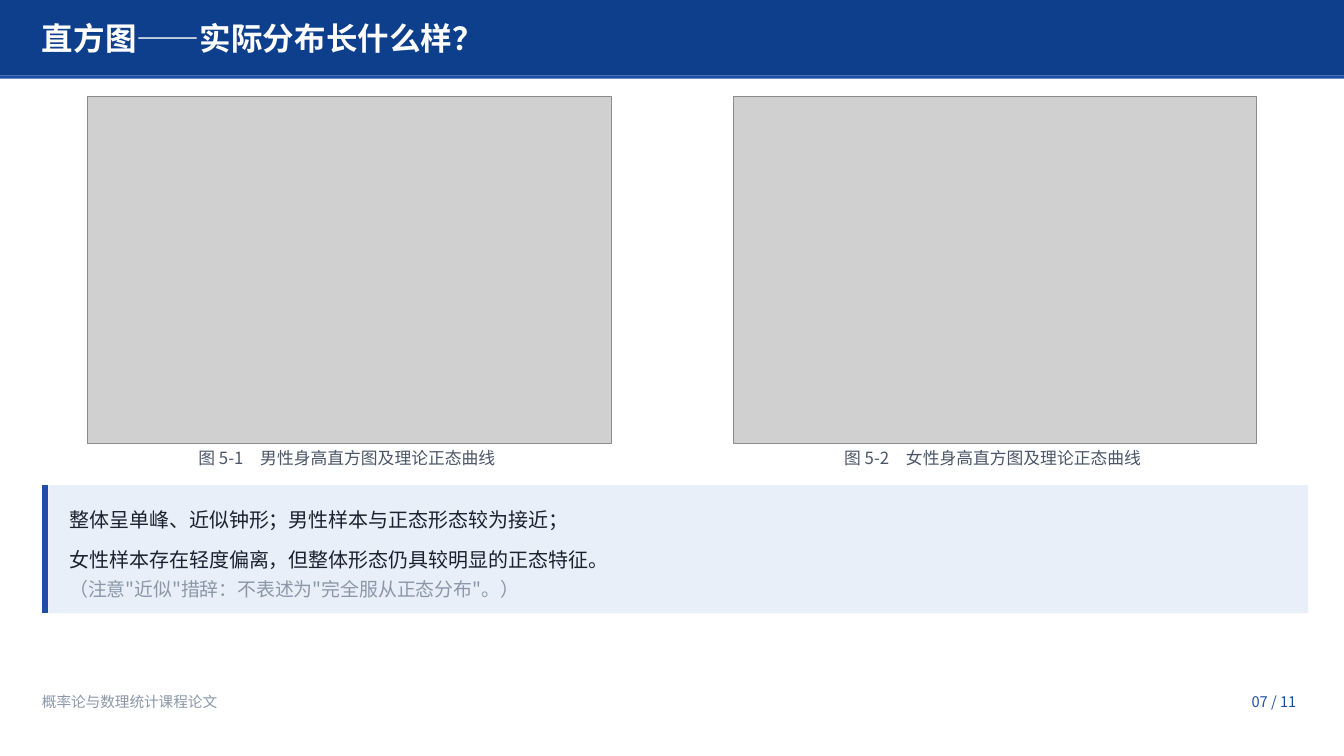
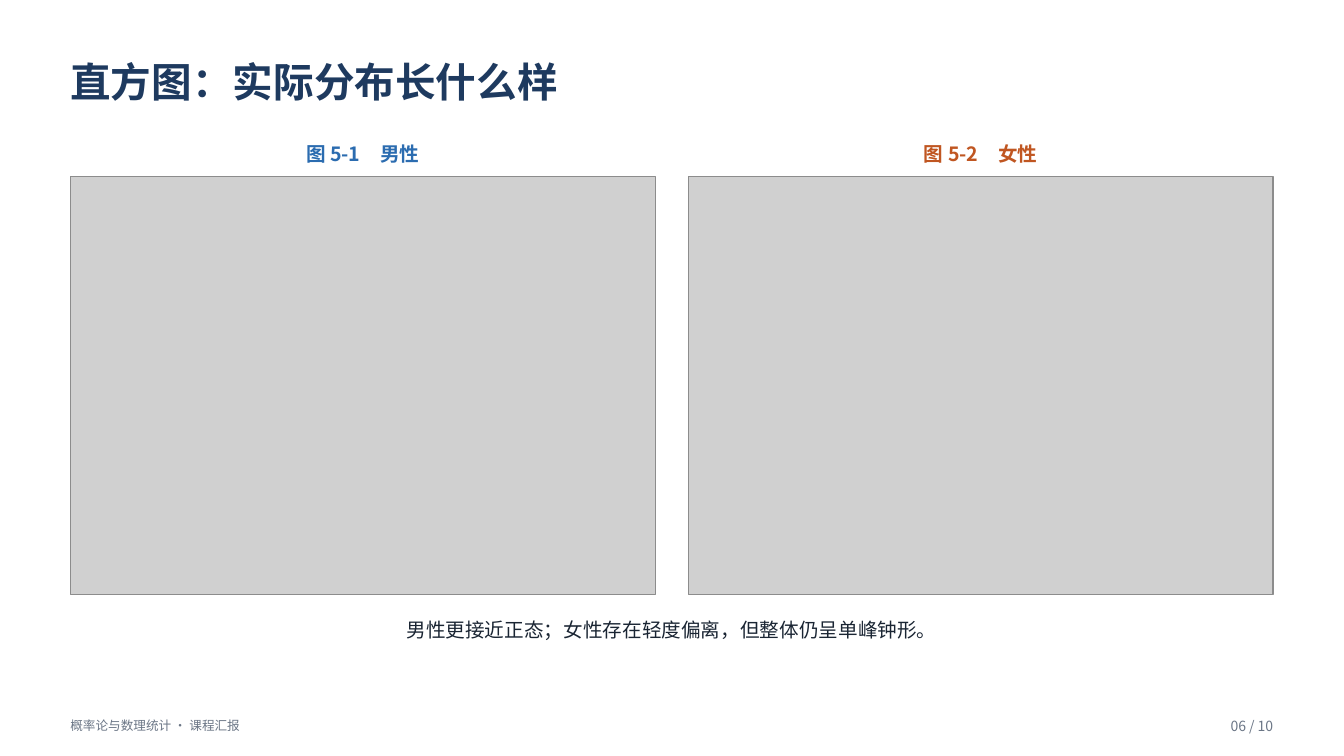
Before and after one commit to ChangGuanDaoRen/china-adult-height-normal-distribution, a slide deck: slide 6 of presentation/probability-statistics-course-presentation.pptx (slide 7 before the commit). Drawn at 1344x756 pixels with LibreOffice and Linux fonts; fonts in the diff are those of the drawing; grey boxes stand for pictures. Boxes give left, top, right and bottom in pixels: in the first picture for what was removed or moved away, otherwise in the second. Text is boxed around its words. In the diff, an @@ line names an element or a change of style, - is before the commit and + after.

```diff
--- a/presentation/probability-statistics-course-presentation.pptx
+++ b/presentation/probability-statistics-course-presentation.pptx
@@ rectangle removed at (x1=0, y1=0, x2=1344, y2=76) @@
@@ rectangle removed at (x1=0, y1=76, x2=1344, y2=79) @@
@@ text at (x1=70, y1=62, x2=557, y2=101): text changed; size 22.5 to 29 pt; text colour #FFFFFF to #1E3A5F @@
-直方图——实际分布长什么样？
+直方图：实际分布长什么样
@@ text added at (x1=306, y1=141, x2=419, y2=167), 14 pt, text #2B6CB0, bold @@
+图 5-1 男性
@@ text added at (x1=924, y1=141, x2=1037, y2=167), 14 pt, text #C05621, bold @@
+图 5-2 女性
@@ picture resized from (x1=88, y1=97, x2=611, y2=444) to (x1=71, y1=176, x2=655, y2=595) @@
@@ picture resized from (x1=734, y1=97, x2=1257, y2=444) to (x1=689, y1=176, x2=1273, y2=595) @@
@@ text removed at (x1=198, y1=450, x2=495, y2=466) @@
-图 5-1 男性身高直方图及理论正态曲线
@@ text removed at (x1=844, y1=450, x2=1141, y2=466) @@
-图 5-2 女性身高直方图及理论正态曲线
@@ freeform shape removed at (x1=42, y1=485, x2=1309, y2=613) @@
@@ rectangle removed at (x1=48, y1=485, x2=1309, y2=613) @@
@@ text removed at (x1=69, y1=510, x2=568, y2=530) @@
-整体呈单峰、近似钟形；男性样本与正态形态较为接近；
@@ text removed at (x1=69, y1=580, x2=519, y2=598) @@
-（注意"近似"措辞：不表述为"完全服从正态分布"。）
@@ vertical alignment top to middle in 3 elements at (x1=70, y1=62, x2=557, y2=101), (x1=70, y1=719, x2=239, y2=731), (x1=406, y1=620, x2=936, y2=640) @@
@@ text at (x1=406, y1=620, x2=936, y2=640): text changed; size 14.2 to 14 pt; text colour #1A2230 to #1A2533 @@
-女性样本存在轻度偏离，但整体形态仍具较明显的正态特征。
+男性更接近正态；女性存在轻度偏离，但整体仍呈单峰钟形。
@@ text at (x1=70, y1=719, x2=239, y2=731): text changed; size 10.5 to 9 pt; text colour #8B97A8 to #6B7686 @@
-概率论与数理统计课程论文
+概率论与数理统计 · 课程汇报
@@ text removed at (x1=1252, y1=696, x2=1296, y2=707) @@
-07 / 11
@@ text added at (x1=1231, y1=720, x2=1274, y2=731), 10 pt, text #6B7686 @@
+06 / 10
```
Also in this commit, not shown: 5 other slides changed, 4 slides added, 5 slides removed, 7 other files.
